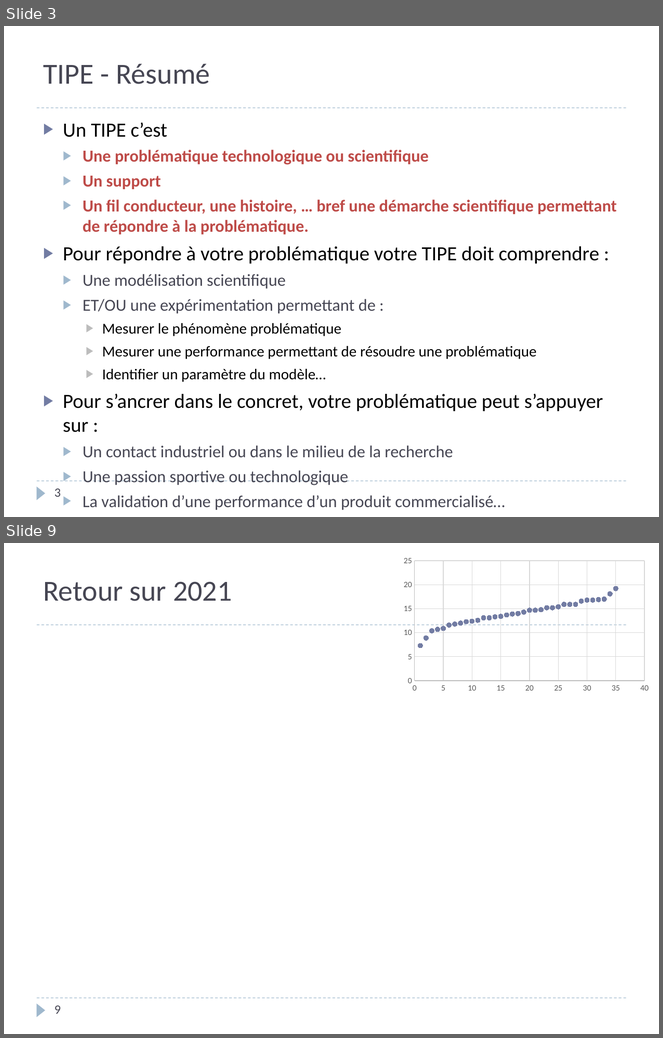
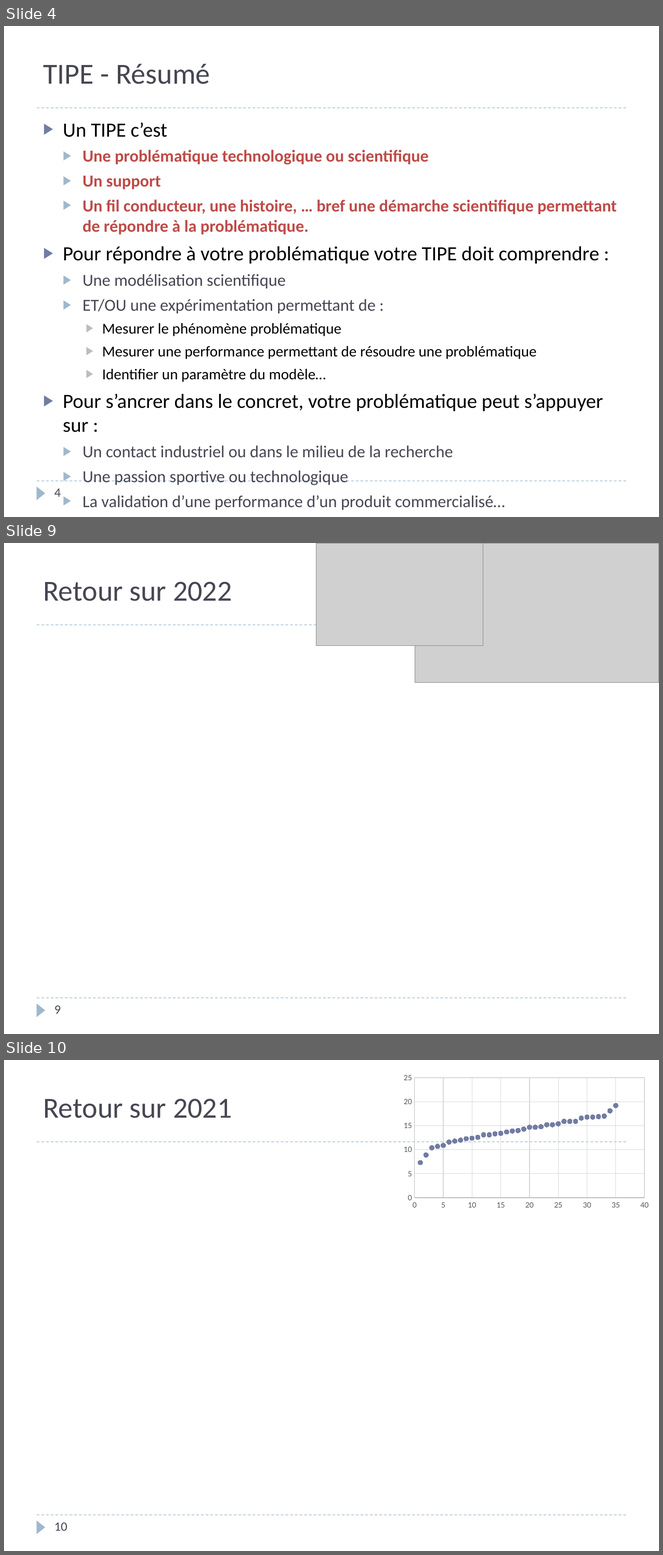
Before and after one commit to xpessoles/TIPE, a slide deck: Introduction_TIPE_2021_2022.pptx. Shown one above the other, each under a label of ours: slides 3 and 9 before the commit, slides 4, 9 and 10 after it; the slides between them are not shown. The pictures are 663x1038 and 663x1555 pixels, drawn with LibreOffice and Linux fonts; fonts in the diff are those of the drawing; grey boxes stand for pictures. Boxes give left, top, right and bottom in pixels: in the first picture for what was removed or moved away, otherwise in the second. Text is boxed around its words. In the diff, an @@ line names an element or a change of style, - is before the commit and + after.

```diff
--- a/Introduction_TIPE_2021_2022.pptx
+++ b/Introduction_TIPE_2021_2022.pptx
@@ slide 9 added at (4,543,659,1034), background #FFFFFF; not listed: 3 template elements that a slide beside it also shows @@
@@ picture added at (316,543,483,646) @@
@@ picture added at (415,543,659,682) @@
@@ title added at (43,581,232,601), 32 pt, text #464653 @@
+Retour sur 2022
@@ page number added at (54,1006,61,1014), 14 pt, text #464653 @@
+9
@@ what was slide 3 is now slide 4 @@
@@ page number at (54,489,61,497): text changed @@
-3
+4
@@ what was slide 9 is now slide 10 @@
@@ page number at (54,1523,67,1531): text changed @@
-9
+10
```
Also in this commit, not shown: 5 slides changed, 1 other slide added, 1 slide removed.
